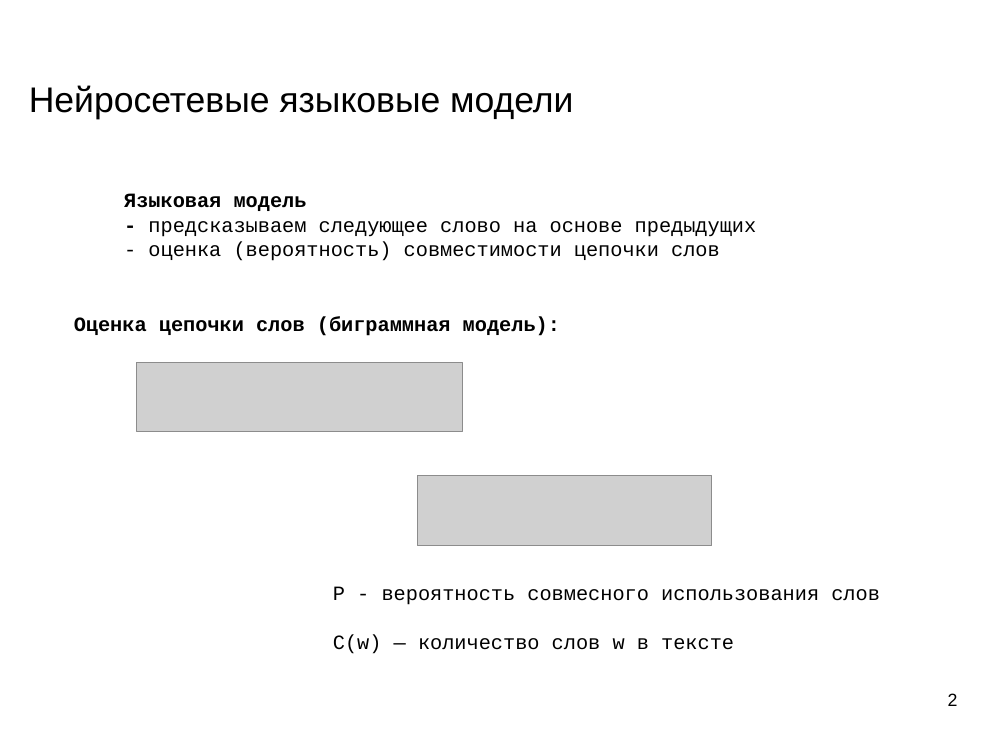
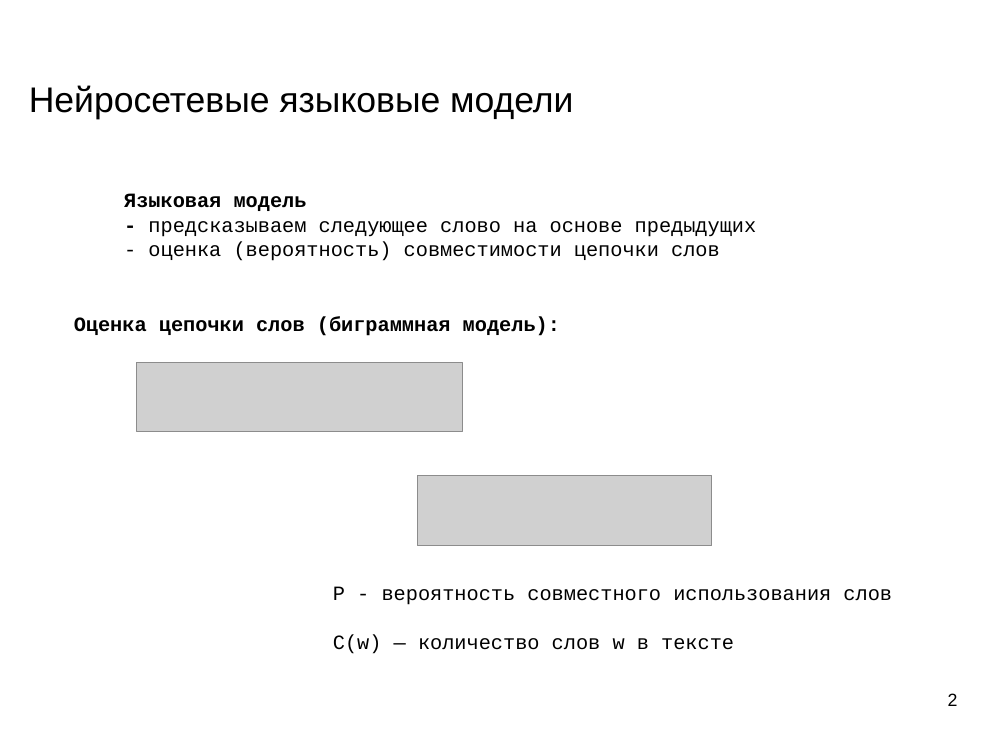
Before and after one commit to mechanoid5/ml_nlp_2022, a slide deck: slide 2 of 11-ann-lang-model.odp. Drawn at 1008x756 pixels with LibreOffice and Linux fonts; fonts in the diff are those of the drawing; grey boxes stand for pictures; background and template pictures are left out. Boxes give left, top, right and bottom in pixels: in the first picture for what was removed or moved away, otherwise in the second. Text is boxed around its words. In the diff, an @@ line names an element or a change of style, - is before the commit and + after.

```diff
--- a/11-ann-lang-model.odp
+++ b/11-ann-lang-model.odp
@@ text at [333,586,892,605]: text changed @@
-P - вероятность совмесного использования слов
+P - вероятность совместного использования слов
```
Also in this commit, not shown: 5 other slides changed, 6 slides added, 1 slide removed.
